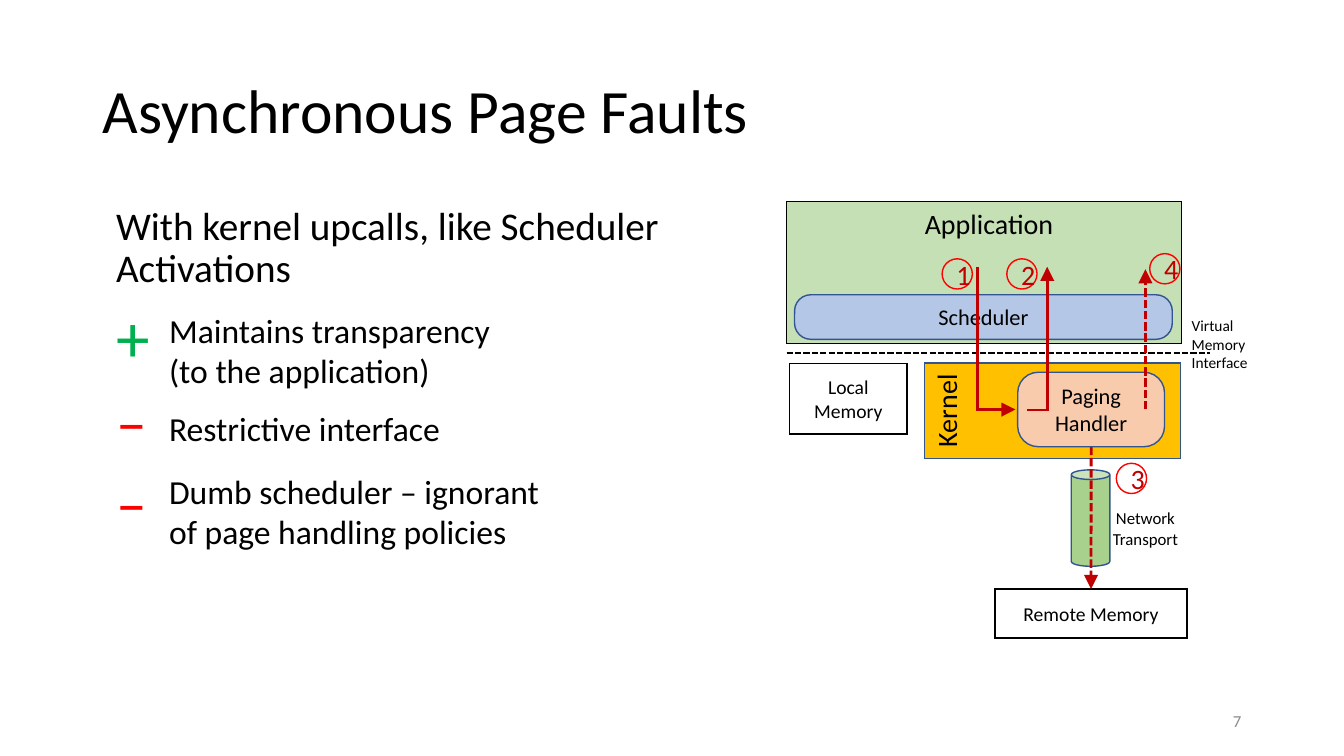
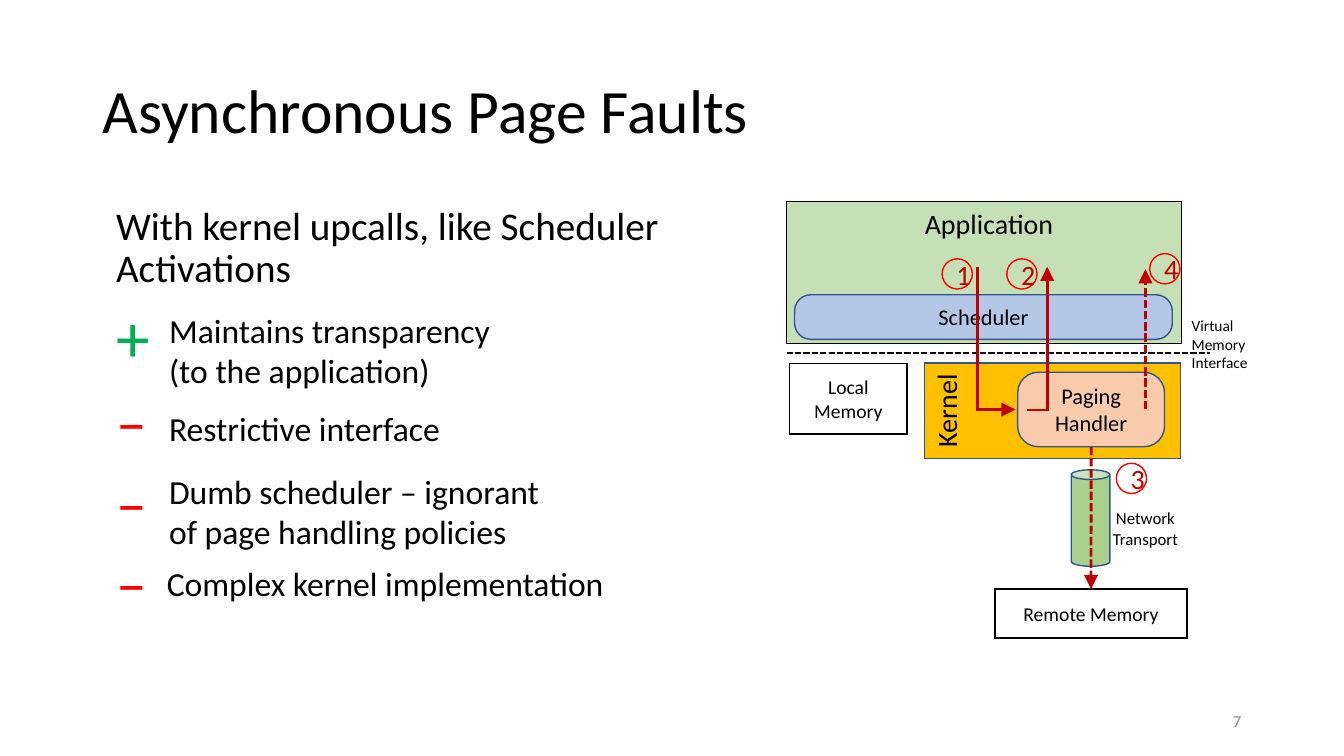
Before and after one commit to eden-farmem/eden-all, a slide deck: slide 7 of doc/talks/asplos.pptx. Drawn at 1344x756 pixels with LibreOffice and Linux fonts; fonts in the diff are those of the drawing. Boxes give left, top, right and bottom in pixels: in the first picture for what was removed or moved away, otherwise in the second. Text is boxed around its words. In the diff, an @@ line names an element or a change of style, - is before the commit and + after.

```diff
--- a/doc/talks/asplos.pptx
+++ b/doc/talks/asplos.pptx
@@ text at [116, 212, 659, 283]: paragraph added @@
+–
@@ text added at [167, 572, 603, 602], 24 pt, text #000000 @@
+Complex kernel implementation
```
Also in this commit, not shown: 16 other slides changed, 17 slides added, 59 slides removed, 1 other file.
